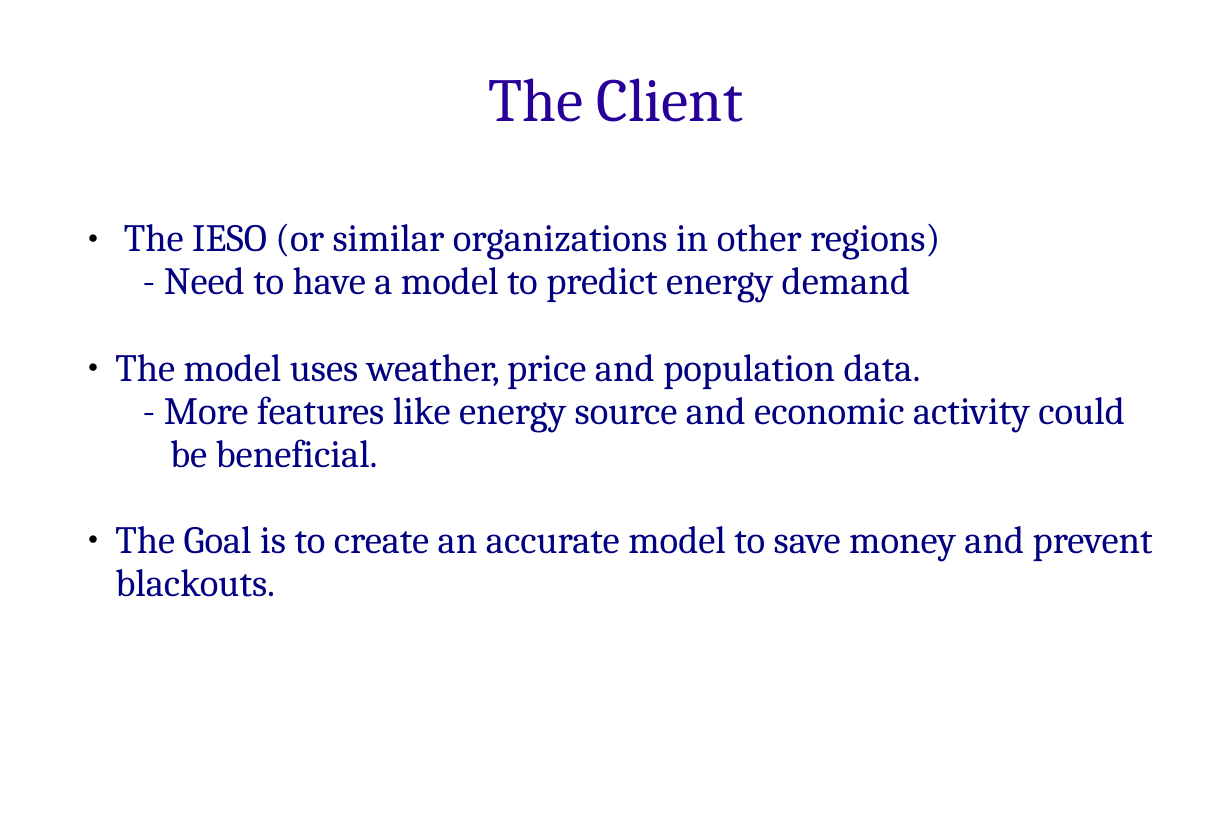
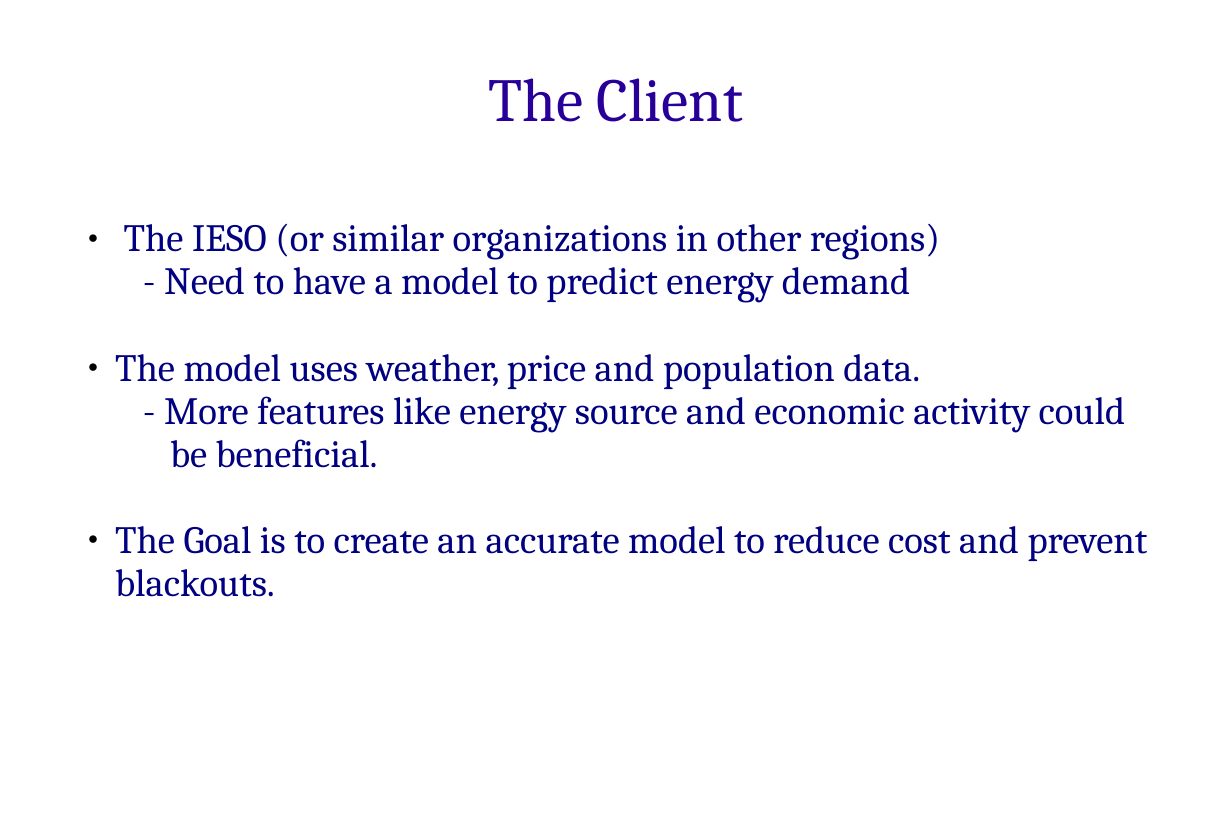
Before and after one commit to james-parks/Project2, a slide deck: slide 3 of capstone_project_presentation_energy.ppt. Drawn at 1232x821 pixels with LibreOffice and Linux fonts; fonts in the diff are those of the drawing; background and template pictures are left out. Boxes give left, top, right and bottom in pixels: in the first picture for what was removed or moved away, otherwise in the second. Text is boxed around its words. In the diff, an @@ line names an element or a change of style, - is before the commit and + after.

```diff
--- a/capstone_project_presentation_energy.ppt
+++ b/capstone_project_presentation_energy.ppt
@@ text at box(115, 223, 1125, 468): indent changed @@
@@ text at box(115, 526, 1148, 597): text changed @@
-● The Goal is to create an accurate model to save money and prevent blackouts.
+● The Goal is to create an accurate model to reduce cost and prevent blackouts.
```
Also in this commit, not shown: 8 other slides changed, 1 slide added, 2 other files.
